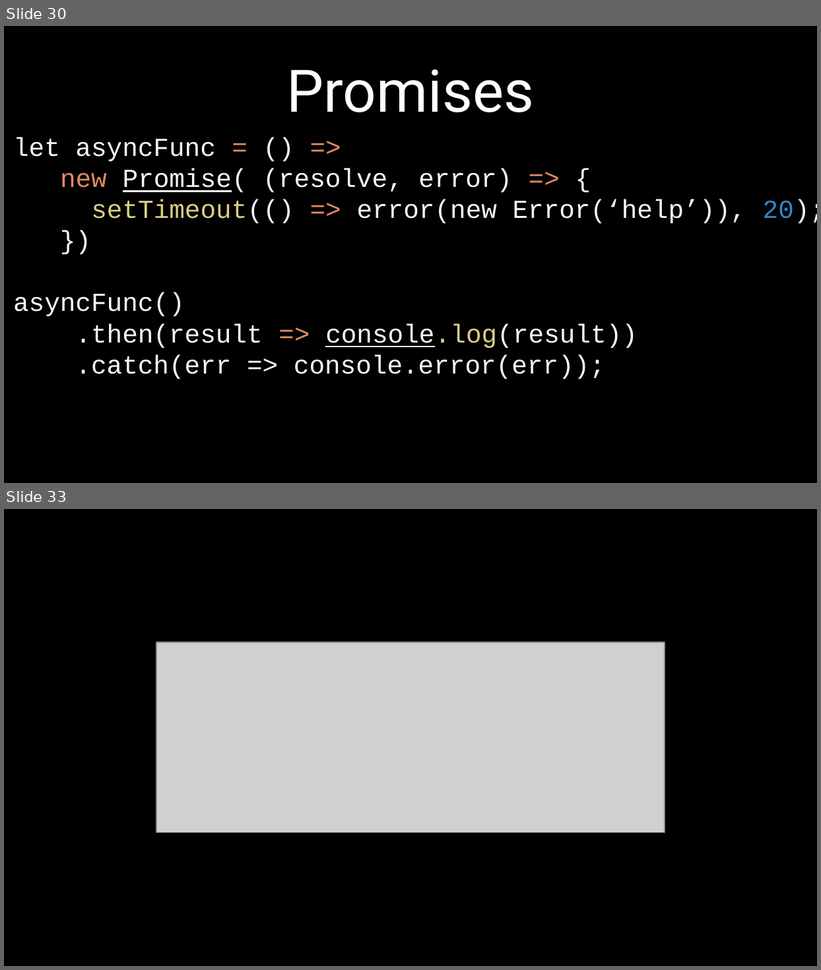
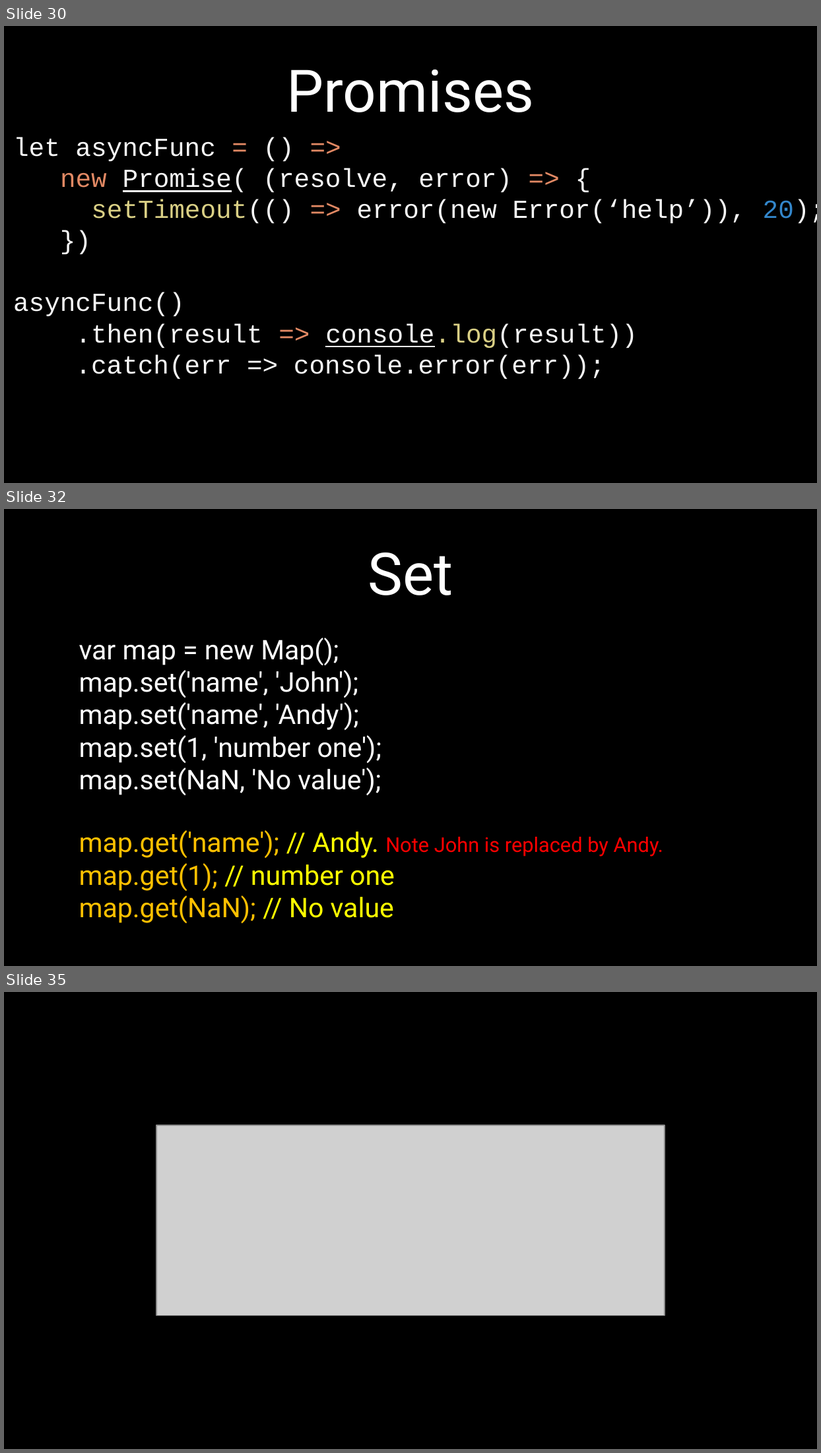
Before and after one commit to petereijgermans11/frontend-cursus, a slide deck: frontend-cursus/ 4 - ECMAScript 6 node-browser.pptx. Shown one above the other, each under a label of ours: slides 30 and 33 before the commit, slides 30, 32 and 35 after it; the slides between them are not shown. The pictures are 821x970 and 821x1453 pixels, drawn with LibreOffice and Linux fonts; fonts in the diff are those of the drawing; grey boxes stand for pictures. Boxes give left, top, right and bottom in pixels: in the first picture for what was removed or moved away, otherwise in the second. Text is boxed around its words. In the diff, an @@ line names an element or a change of style, - is before the commit and + after.

```diff
--- a/frontend-cursus/ 4 - ECMAScript 6 node-browser.pptx
+++ b/frontend-cursus/ 4 - ECMAScript 6 node-browser.pptx
@@ slide 32 added at [4, 509, 817, 966], background #000000 @@
@@ title added at [368, 553, 453, 595], 52 pt, text #FFFFFF @@
+Set
@@ text added at [79, 638, 663, 924], 24 pt, text #FFFFFF @@
+var map = new Map();
+map.set('name', 'John');
+map.set('name', 'Andy');
+map.set(1, 'number one');
+map.set(NaN, 'No value');
+map.get('name'); // Andy. Note John is replaced by Andy.
+map.get(1); // number one
+map.get(NaN); // No value
@@ what was slide 33 is now slide 35 @@
```
Also in this commit, not shown: 7 slides changed, 1 other slide added, 1 other file.
